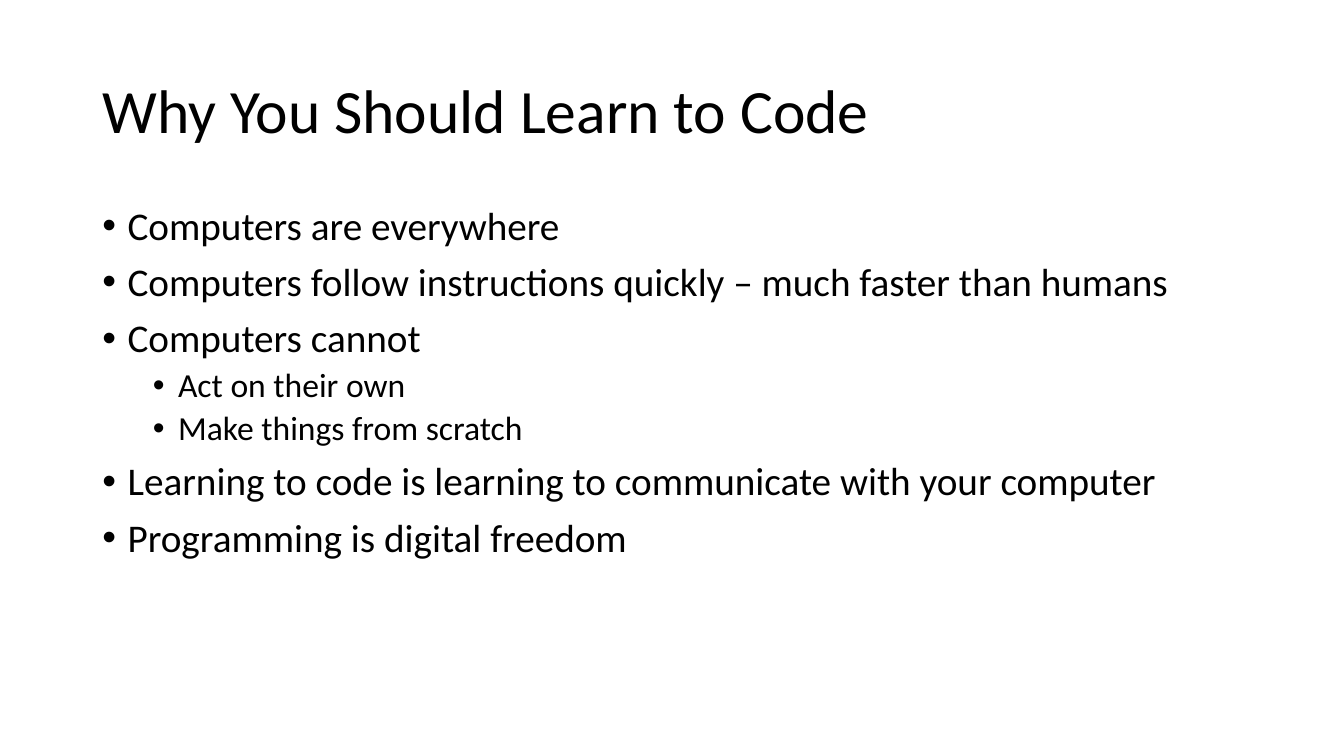
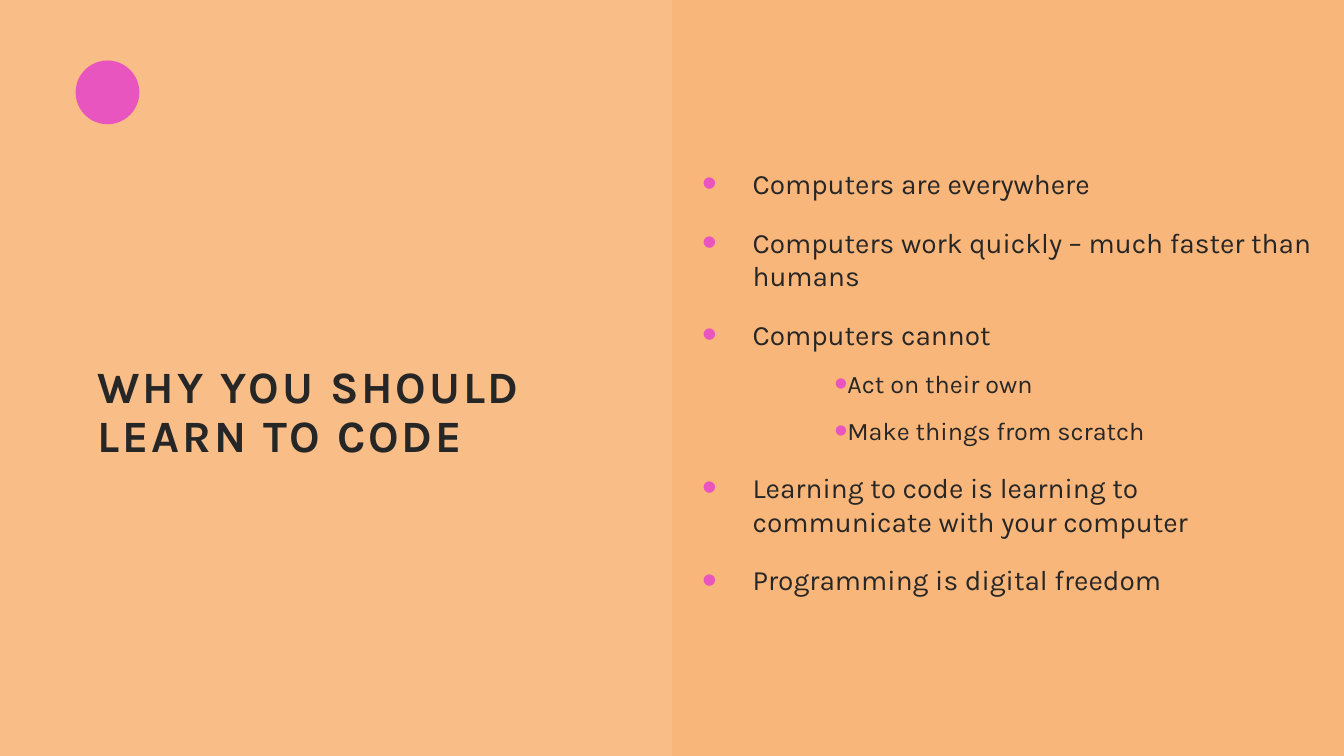
Before and after one commit to thatrandomfrenchdude/Think-Like-A-Programmer, a slide deck: slide 5 of PPT/TLAP_ppt.pptx. Drawn at 1344x756 pixels with LibreOffice and Linux fonts; fonts in the diff are those of the drawing. Boxes give left, top, right and bottom in pixels: in the first picture for what was removed or moved away, otherwise in the second. Text is boxed around its words. In the diff, an @@ line names an element or a change of style, - is before the commit and + after.

```diff
--- a/PPT/TLAP_ppt.pptx
+++ b/PPT/TLAP_ppt.pptx
@@ background #FFFFFF to #F9B67A @@
@@ rectangle added at <box>0,1,672,756</box>, fill #FBCFA7 at 30% opacity @@
@@ ellipse added at <box>76,60,139,124</box>, fill #E955BE @@
@@ text "Computers are everywhere": place and size @@
-text "Computers are everywhere" at <box>128,212,1168,559</box>
+text "Computers are everywhere" at <box>753,175,1311,597</box>
@@ text "Computers are everywhere" at <box>753,175,1311,597</box>: vertical alignment top to middle @@
@@ text at <box>753,175,1187,597</box>: size 28 to 20 pt in "Computers are everywhere", "Computers cannot", "Learning to code is learning to communicate ...", "Programming is digital freedom"; font Calibri to Karla, text colour #000000 to #262626 in "Computers are everywhere", "Computers cannot", "Act on their own", "Make things from scratch" and 2 more places; size 24 to 18 pt in "Act on their own", "Make things from scratch"; indent changed; line spacing 0.9 to 1; more space between paragraphs @@
@@ text at <box>753,233,1311,287</box>: text changed; size 28 to 20 pt; font Calibri to Karla; text colour #000000 to #262626 @@
-• Computers follow instructions quickly – much faster than humans
+• Computers work quickly – much faster than humans
@@ title at <box>98,373,519,453</box>: text changed; size 44 to 32 pt; font Calibri to Karla; text colour #000000 to #262626; bold on @@
-Why You Should Learn to Code
+WHY YOU SHOULD LEARN TO CODE
```
Also in this commit, not shown: 12 other slides changed, 3 slides added, 4 other files.
